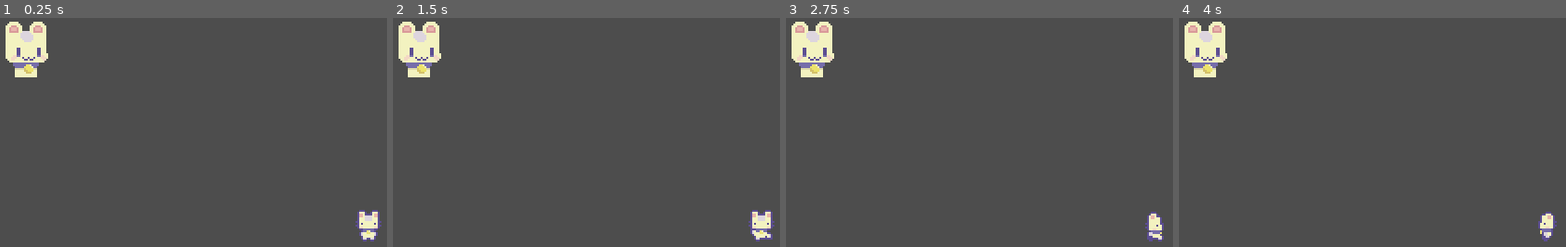
Above: before the commit, frames 1-4 (left to right).
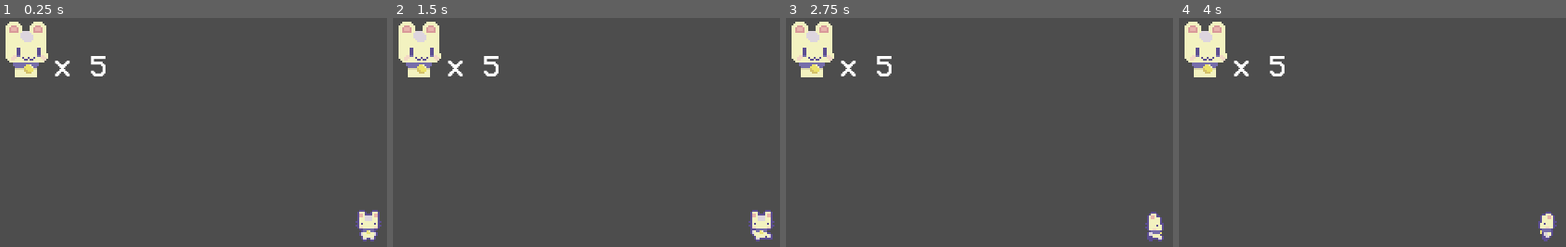
Above: after the commit, the same moments.

Repository: OggieBoggie/SpringJam2023
Game: Godot game, scene res://Levels/level_0.tscn
Same seed, same stepped clock (60 frames per second), same inputs: the game is played once before the commit and once after it.
Inputs:
- Up to frame 1 (0.25 s): no input
- Up to frame 2 (1.5 s): tap Enter at 0.5 s; hold D (right) 0.53-1.28 s; tap Space at 1.25 s; hold S (down) from 1.28 s (still down)
- Up to frame 3 (2.75 s): tap Enter at 2 s; release S (down) at 2.03 s; hold D (right) from 2.03 s (still down)
- Up to frame 4 (4 s): tap Space at 2.75 s; release D (right) at 2.78 s; hold W (up) 2.78-3.53 s; tap Enter at 3.5 s; hold A (left) from 3.53 s (still down)

The runs differ from the first frame. In frame 1, 0.4% of the frame differs, in the area x 14-28%, y 16-26%; in frame 2, 0.4%; in frame 3, 0.4%; in frame 4, 0.4%.

Commit message:
Added label, font and redesigned health UI

Diff:
--- a/UI/HealthBar.gd
+++ b/UI/HealthBar.gd
@@ -16,22 +16,19 @@
 		max_hearts = value
 
 # create instances of heart empty and heart full ui
-@onready var heart_empty = $HealthEmpty
 @onready var heart_full = $HealthFull
+@onready var label = $Label
 
 func set_hearts(value):
 	hearts = clamp(value, 0, max_hearts)
-	if heart_full != null:
-		heart_full.set_size(Vector2(hearts * 32, 11))
+	if label != null:
+		label.text = "x " + str(hearts)
 
 func set_max_hearts(value):
 	# make sure the max possible value passed is at least 1
 	max_hearts = max(value, 1)
 	# self.hearts can not go above max_hearts
 	self.hearts = min(hearts, max_hearts)
-	# if the player has health print this
-	if heart_empty != null:
-		heart_empty.set_size(Vector2(max_hearts * 32, 11))
 
 func _ready():
 	# set the max hearts to the playerstat script's max hearts
--- a/UI/HealthBar.tscn
+++ b/UI/HealthBar.tscn
@@ -1,7 +1,11 @@
-[gd_scene load_steps=3 format=3 uid="uid://ckeyyhd1en2ax"]
+[gd_scene load_steps=5 format=3 uid="uid://ckeyyhd1en2ax"]
 
 [ext_resource type="Texture2D" uid="uid://bsupq7xkvc3gr" path="res://assets/Sprout Lands - UI Pack/HealthFull.png" id="1_7rwpd"]
 [ext_resource type="Script" path="res://UI/HealthBar.gd" id="1_wljk7"]
+[ext_resource type="FontFile" uid="uid://d12bo1us4o6w2" path="res://assets/font/VCR_OSD_MONO_1.001.ttf" id="3_i4a17"]
+
+[sub_resource type="FontVariation" id="FontVariation_vxub7"]
+base_font = ExtResource("3_i4a17")
 
 [node name="HealthBar" type="Control"]
 layout_mode = 3
@@ -16,3 +20,14 @@
 offset_bottom = 33.0
 texture = ExtResource("1_7rwpd")
 stretch_mode = 1
+
+[node name="Label" type="Label" parent="."]
+layout_mode = 0
+offset_left = 30.0
+offset_top = 18.0
+offset_right = 70.0
+offset_bottom = 48.0
+pivot_offset = Vector2(27, 0)
+theme_override_fonts/font = SubResource("FontVariation_vxub7")
+theme_override_font_sizes/font_size = 16
+text = "x 5"
Not shown, changed: assets/Credit.txt
Binary file added: assets/Sprout Lands - UI Pack/VCR_OSD_MONO_1.001.ttf
Not shown, added: assets/Sprout Lands - UI Pack/VCR_OSD_MONO_1.001.ttf.import
Binary file added: assets/font/VCR_OSD_MONO_1.001.ttf
Not shown, added: assets/font/VCR_OSD_MONO_1.001.ttf.import
